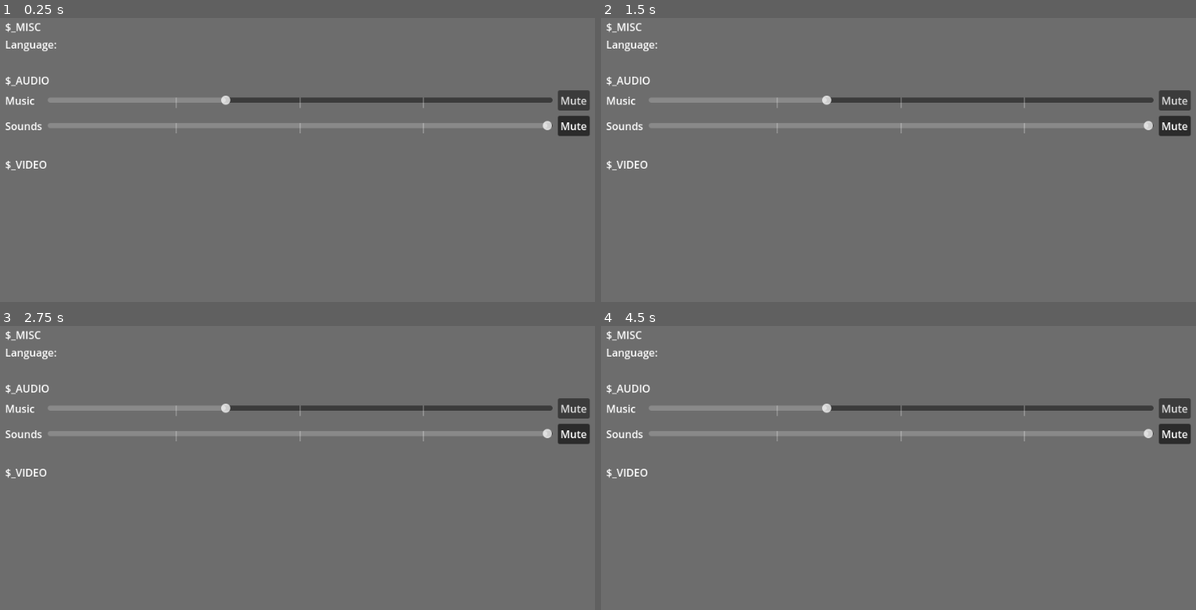
Above: before the commit, frames 1-4 (two rows, left to right).
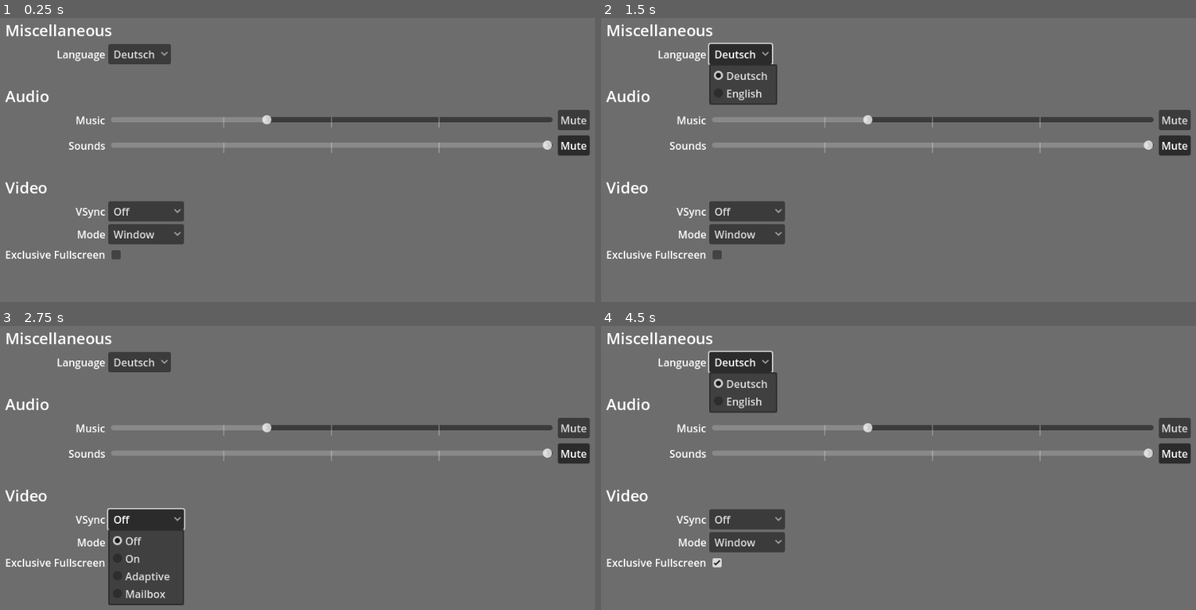
Above: after the commit, the same moments.

Repository: whiteshampoo/GameJamTemplate
Game: Godot game, scene res://menu/settings.tscn
Same seed, same stepped clock (60 frames per second), same inputs: the game is played once before the commit and once after it. This scene is started directly instead of the project's main scene. The engine's default icon, where the game draws it, is replaced by a stand-in: a white triangle on a blue panel in a dark square.
Inputs (mouse positions are in pixels of both pictures, inside the frame that each line leads up to):
- Up to frame 1 (0.25 s): no input
- Up to frame 2 (1.5 s): click (660, 43) at 0.52 s; click (737, 54) at 1.25 s, where only the run after the commit has a clickable "Deutsch"
- Up to frame 3 (2.75 s): click (148, 519) at 2 s, where only the run after the commit has a clickable "Off"
- Up to frame 4 (4.5 s): click (749, 541) at 2.75 s, where only the run after the commit has a clickable "Window"; click (720, 561) at 3.52 s; click (737, 362) at 4.25 s, where only the run after the commit has a clickable "Deutsch"

The runs differ from the first frame. In frame 1, 11% of the frame differs, in the area x 0-100%, y 1-86%; in frame 2, 12%; in frame 3, 13%, in the area x 0-100%, y 1-99%; in frame 4, 12%.

Commit message:
working on settings

Diff:
--- a/global/game.gd
+++ b/global/game.gd
@@ -1,10 +1,13 @@
 extends Node
+
+signal locale_changed(locale: String)
 
 @export_category("Startup Settings")
 @export var start_up_scenes: Array[PackedScene]
 @export var skip_to_scene: int = 0
 @export var skip_startup: bool = false
 
+@onready var locales: Dictionary = load_locales()
 
 var current_scene: int = 0
 
@@ -20,6 +23,13 @@
 		if skip_startup:
 			current_scene = start_up_scenes.size() - 1
 	next_scene()
+
+
+func load_locales() -> Dictionary:
+	var output: Dictionary = Dictionary()
+	for locale in TranslationServer.get_loaded_locales():
+		output[locale] = TranslationServer.get_translation_object(locale).get_message("$_LANGUAGE")
+	return output
 
 
 func is_debug() -> bool:
@@ -41,3 +51,9 @@
 func next_scene() -> void:
 	change_scene_to_packed(start_up_scenes[current_scene])
 	current_scene = min(current_scene + 1, start_up_scenes.size() - 1)
+
+
+func change_locale(locale: String) -> void:
+	Config.settings["misc"]["locale"] = locale
+	TranslationServer.set_locale(locale)
+	locale_changed.emit(locale)
--- /dev/null
+++ b/menu/settings.gd
@@ -0,0 +1,21 @@
+extends Control
+
+const SETTINGS_LABEL: String = "SettingsLabel"
+
+
+func _ready() -> void:
+	Game.locale_changed.connect(resize_labels)
+	resize_labels()
+
+
+func resize_labels(_locale: String = "") -> void:
+	var max_width: int = 0
+	var labels: Array = get_tree().get_nodes_in_group(SETTINGS_LABEL)
+	for label in labels:
+		label.custom_minimum_size.x = 0
+	for label in labels:
+		label.reset_size()
+	for label in labels:
+		max_width = max(max_width, label.size.x)
+	for label in labels:
+		label.custom_minimum_size.x = max_width
--- a/menu/settings.tscn
+++ b/menu/settings.tscn
@@ -1,6 +1,11 @@
-[gd_scene load_steps=2 format=3 uid="uid://djg4y5rsdknu2"]
+[gd_scene load_steps=7 format=3 uid="uid://djg4y5rsdknu2"]
 
+[ext_resource type="PackedScene" uid="uid://ivhk5w26001j" path="res://menu/settings/language_selector.tscn" id="1_c6ike"]
 [ext_resource type="PackedScene" uid="uid://bk6vh8hbd7fjh" path="res://menu/settings/volume_control.tscn" id="1_hka25"]
+[ext_resource type="Script" path="res://menu/settings.gd" id="1_vuh82"]
+[ext_resource type="PackedScene" uid="uid://cy3s4evrawsrm" path="res://menu/settings/section_label.tscn" id="3_dviff"]
+[ext_resource type="PackedScene" uid="uid://cheuoblifq33j" path="res://menu/settings/v_sync_selector.tscn" id="4_82ekf"]
+[ext_resource type="PackedScene" uid="uid://bhkev0hr2f5pq" path="res://menu/settings/mode_selector.tscn" id="5_efuo0"]
 
 [node name="Settings" type="Control"]
 layout_mode = 3
@@ -9,6 +14,7 @@
 anchor_bottom = 1.0
 grow_horizontal = 2
 grow_vertical = 2
+script = ExtResource("1_vuh82")
 
 [node name="ColorRect" type="ColorRect" parent="."]
 layout_mode = 1
@@ -35,30 +41,32 @@
 [node name="Misc" type="VBoxContainer" parent="Divider"]
 layout_mode = 2
 
-[node name="Label" type="Label" parent="Divider/Misc"]
+[node name="SectionLabel" parent="Divider/Misc" instance=ExtResource("3_dviff")]
 layout_mode = 2
-size_flags_vertical = 6
 text = "$_MISC"
+vertical_alignment = 1
 
-[node name="GridContainer" type="GridContainer" parent="Divider/Misc"]
+[node name="Settings" type="GridContainer" parent="Divider/Misc"]
 layout_mode = 2
 columns = 2
 
-[node name="Label" type="Label" parent="Divider/Misc/GridContainer"]
+[node name="LabelLanguage" type="Label" parent="Divider/Misc/Settings" groups=["SettingsLabel"]]
 layout_mode = 2
-text = "Language:"
+size_flags_horizontal = 8
+text = "Language"
+horizontal_alignment = 2
+vertical_alignment = 1
 
-[node name="MenuButton" type="MenuButton" parent="Divider/Misc/GridContainer"]
+[node name="LanguageSelect" parent="Divider/Misc/Settings" instance=ExtResource("1_c6ike")]
 layout_mode = 2
 
 [node name="Audio" type="VBoxContainer" parent="Divider"]
 layout_mode = 2
 
-[node name="Label" type="Label" parent="Divider/Audio"]
+[node name="SectionLabel" parent="Divider/Audio" instance=ExtResource("3_dviff")]
 layout_mode = 2
-size_flags_vertical = 6
-text = "$_AUDIO
-"
+text = "$_AUDIO"
+vertical_alignment = 1
 
 [node name="VolumeControl" parent="Divider/Audio" instance=ExtResource("1_hka25")]
 layout_mode = 2
@@ -67,7 +75,44 @@
 [node name="Video" type="VBoxContainer" parent="Divider"]
 layout_mode = 2
 
-[node name="Label" type="Label" parent="Divider/Video"]
+[node name="SectionLabel" parent="Divider/Video" instance=ExtResource("3_dviff")]
 layout_mode = 2
-size_flags_vertical = 6
 text = "$_VIDEO"
+
+[node name="Settings" type="GridContainer" parent="Divider/Video"]
+layout_mode = 2
+size_flags_horizontal = 0
+size_flags_vertical = 0
+columns = 2
+
+[node name="LabelVSync" type="Label" parent="Divider/Video/Settings" groups=["SettingsLabel"]]
+layout_mode = 2
+size_flags_horizontal = 8
+text = "$_VSYNC"
+horizontal_alignment = 2
+vertical_alignment = 1
+
+[node name="VSyncSelector" parent="Divider/Video/Settings" instance=ExtResource("4_82ekf")]
+layout_mode = 2
+
+[node name="LabelMode" type="Label" parent="Divider/Video/Settings" groups=["SettingsLabel"]]
+layout_mode = 2
+size_flags_horizontal = 8
+text = "$_WINDOW_MODE"
+horizontal_alignment = 2
+vertical_alignment = 1
+
+[node name="ModeSelector" parent="Divider/Video/Settings" instance=ExtResource("5_efuo0")]
+layout_mode = 2
+
+[node name="LabelExclusive" type="Label" parent="Divider/Video/Settings" groups=["SettingsLabel"]]
+layout_mode = 2
+size_flags_horizontal = 8
+text = "$_EXCLUSIVE_FULLSCREEN"
+horizontal_alignment = 2
+vertical_alignment = 1
+
+[node name="CheckBox" type="CheckBox" parent="Divider/Video/Settings"]
+layout_mode = 2
+size_flags_horizontal = 0
+size_flags_vertical = 4
--- /dev/null
+++ b/menu/settings/language_selector.gd
@@ -0,0 +1,15 @@
+extends OptionButton
+
+var locales: Array = Array()
+
+func _ready() -> void:
+	locales = Game.locales.keys()
+	for locale in locales:
+		add_item(Game.locales[locale])
+	var conf_locale: String = Config.settings["misc"]["locale"]
+	if conf_locale in locales:
+		select(locales.find(conf_locale))
+
+
+func _on_item_selected(index: int) -> void:
+	Game.change_locale(locales[index])
--- /dev/null
+++ b/menu/settings/language_selector.tscn
@@ -0,0 +1,8 @@
+[gd_scene load_steps=2 format=3 uid="uid://ivhk5w26001j"]
+
+[ext_resource type="Script" path="res://menu/settings/language_selector.gd" id="1_ms1nx"]
+
+[node name="LanguageSelector" type="OptionButton"]
+script = ExtResource("1_ms1nx")
+
+[connection signal="item_selected" from="." to="." method="_on_item_selected"]
--- /dev/null
+++ b/menu/settings/mode_selector.gd
@@ -0,0 +1,12 @@
+extends OptionButton
+
+const modes: Dictionary = {
+	DisplayServer.WINDOW_MODE_WINDOWED: "$_WINDOW_WINDOWED",
+	DisplayServer.WINDOW_MODE_MAXIMIZED: "$_WINDOW_MAXIMIZED",
+	DisplayServer.WINDOW_MODE_FULLSCREEN: "$_WINDOW_FULLSCREEN",
+}
+
+
+func _ready() -> void:
+	for mode in modes:
+		add_item(modes[mode])
--- /dev/null
+++ b/menu/settings/mode_selector.tscn
@@ -0,0 +1,8 @@
+[gd_scene load_steps=2 format=3 uid="uid://bhkev0hr2f5pq"]
+
+[ext_resource type="Script" path="res://menu/settings/mode_selector.gd" id="1_i7w0j"]
+
+[node name="ModeSelector" type="OptionButton"]
+offset_right = 14.0
+offset_bottom = 20.0
+script = ExtResource("1_i7w0j")
--- /dev/null
+++ b/menu/settings/section_label.tscn
@@ -0,0 +1,9 @@
+[gd_scene load_steps=2 format=3 uid="uid://cy3s4evrawsrm"]
+
+[sub_resource type="LabelSettings" id="LabelSettings_ud0eh"]
+font_size = 24
+
+[node name="SectionLabel" type="Label"]
+size_flags_vertical = 6
+text = "Section"
+label_settings = SubResource("LabelSettings_ud0eh")
--- /dev/null
+++ b/menu/settings/v_sync_selector.gd
@@ -0,0 +1,34 @@
+extends OptionButton
+
+const RENDERER_SETTING: String = "rendering/renderer/rendering_method"
+const GL_RENDERER: String = "gl_compatibility"
+
+const modes: Dictionary = {
+	DisplayServer.VSYNC_DISABLED: "$_VSYNC_DISABLED",
+	DisplayServer.VSYNC_ENABLED: "$_VSYNC_ENABLED",
+	DisplayServer.VSYNC_ADAPTIVE: "$_VSYNC_ADAPTIVE",
+	DisplayServer.VSYNC_MAILBOX: "$_VSYNC_MAILBOX",
+}
+
+const vulkan_modes: Array = [
+	DisplayServer.VSYNC_ADAPTIVE,
+	DisplayServer.VSYNC_MAILBOX,
+]
+
+var id_index: Dictionary = Dictionary()
+
+func _ready() -> void:
+	for mode in modes:
+		if is_gl() and mode in vulkan_modes:
+			continue
+		add_item(modes[mode], mode)
+		id_index[mode] = id_index.size()
+	select(clamp(id_index[Config.settings["video"]["vsync"]], 0, item_count))
+
+
+func is_gl() -> bool:
+	return ProjectSettings.get_setting(RENDERER_SETTING) == GL_RENDERER
+
+
+func _on_item_selected(index: int) -> void:
+	DisplayServer.window_set_vsync_mode(id_index[index])
--- /dev/null
+++ b/menu/settings/v_sync_selector.tscn
@@ -0,0 +1,10 @@
+[gd_scene load_steps=2 format=3 uid="uid://cheuoblifq33j"]
+
+[ext_resource type="Script" path="res://menu/settings/v_sync_selector.gd" id="1_kalce"]
+
+[node name="VSyncSelector" type="OptionButton"]
+offset_right = 14.0
+offset_bottom = 20.0
+script = ExtResource("1_kalce")
+
+[connection signal="item_selected" from="." to="." method="_on_item_selected"]
--- a/menu/settings/volume_control.tscn
+++ b/menu/settings/volume_control.tscn
@@ -15,9 +15,12 @@
 columns = 3
 script = ExtResource("1_teg25")
 
-[node name="Bus_Label" type="Label" parent="."]
+[node name="Bus_Label" type="Label" parent="." groups=["SettingsLabel"]]
 layout_mode = 2
+size_flags_horizontal = 8
 text = "BusName"
+horizontal_alignment = 2
+vertical_alignment = 1
 
 [node name="Bus_Volume" type="HSlider" parent="."]
 layout_mode = 2
--- a/project.godot
+++ b/project.godot
@@ -12,7 +12,7 @@
 
 config/name="GameJamTemplate"
 run/main_scene="res://start_up/blank.tscn"
-config/features=PackedStringArray("4.0", "Forward Plus")
+config/features=PackedStringArray("4.1", "Forward Plus")
 config/icon="res://icon.svg"
 
 [autoload]
--- a/start_up/lang_button.tscn
+++ b/start_up/language_button.tscn
@@ -1,6 +1,6 @@
 [gd_scene format=3 uid="uid://ddjc8i2fpugea"]
 
-[node name="LangButton" type="Button"]
+[node name="LanguageButton" type="Button"]
 anchors_preset = 15
 anchor_right = 1.0
 anchor_bottom = 1.0
--- a/start_up/language_select.gd
+++ b/start_up/language_select.gd
@@ -5,32 +5,31 @@
 @onready var Buttons: HBoxContainer = $Buttons
 
 func _ready() -> void:
-	var loaded_locales: PackedStringArray = TranslationServer.get_loaded_locales()
-	match loaded_locales.size():
+	var locales: Array = Game.locales.keys()
+	match locales.size():
 		0:
 			Config.settings["misc"]["locale"] = ""
 		1:
-			Config.settings["misc"]["locale"] = loaded_locales[0]
-	if loaded_locales.size() <= 1:
+			Config.settings["misc"]["locale"] = locales[0]
+	if locales.size() <= 1:
 		Game.next_scene()
 		return
 
-	if Config.settings["misc"]["locale"] in loaded_locales:
+	if Config.settings["misc"]["locale"] in locales:
 		TranslationServer.set_locale(Config.settings["misc"]["locale"])
 		Game.next_scene()
 		return
 
 	var os_locale: String = OS.get_locale_language()
-	if os_locale in loaded_locales:
+	if os_locale in locales:
 		TranslationServer.set_locale(os_locale)
 		Game.next_scene()
 		return
 
-	for locale in loaded_locales:
-		var translation: Translation = TranslationServer.get_translation_object(locale)
+	for locale in locales:
 		var LangButton: Button = lang_button.instantiate()
 		LangButton.name = locale
-		LangButton.text = translation.get_message("$_language")
+		LangButton.text = Game.locales[locale]
 		LangButton.pressed.connect(Game.set.bind("language", locale))
 		LangButton.pressed.connect(Game.next_scene)
 		Buttons.add_child(LangButton)
--- a/start_up/language_select.tscn
+++ b/start_up/language_select.tscn
@@ -1,7 +1,7 @@
-[gd_scene load_steps=3 format=3 uid="uid://c4ufon23ry80b"]
+[gd_scene load_steps=3 format=3 uid="uid://uiw30j7bapu3"]
 
+[ext_resource type="PackedScene" uid="uid://ddjc8i2fpugea" path="res://start_up/language_button.tscn" id="2_ia5p1"]
 [ext_resource type="Script" path="res://start_up/language_select.gd" id="2_t0ogr"]
-[ext_resource type="PackedScene" uid="uid://ddjc8i2fpugea" path="res://start_up/lang_button.tscn" id="2_vf1rn"]
 
 [node name="LanguageSelect" type="ColorRect"]
 anchors_preset = 15
@@ -11,7 +11,7 @@
 grow_vertical = 2
 color = Color(0, 0, 0, 1)
 script = ExtResource("2_t0ogr")
-lang_button = ExtResource("2_vf1rn")
+lang_button = ExtResource("2_ia5p1")
 
 [node name="Buttons" type="HBoxContainer" parent="."]
 layout_mode = 1
--- a/translation/translation.csv
+++ b/translation/translation.csv
@@ -12,3 +12,19 @@
 $_MUTE,Stumm,Mute
 $_MUSIC,Musik,Music
 $_SOUNDS,Geräusche,Sounds
+$_MISC,Verschiedenes,Miscellaneous
+$_AUDIO,Audio,Audio
+$_VIDEO,Video,Video
+$_VSYNC,VSync,VSync
+$_EXCLUSIVE_FULLSCREEN,Exklusives Vollbild,Exclusive Fullscreen
+$_FULLSCREEN,Vollbild,Fullscreen
+$_WINDOW,Fenster,Window
+$_MAXIMIZED,Maximiert,Maximized
+$_VSYNC_DISABLED,Aus,Off
+$_VSYNC_ENABLED,An,On
+$_VSYNC_ADAPTIVE,Adaptiv,Adaptive
+$_VSYNC_MAILBOX,Mailbox,Mailbox
+$_WINDOW_MODE,Modus,Mode
+$_WINDOW_WINDOWED,Fenster,Window
+$_WINDOW_MAXIMIZED,Maximiert,Maximized
+$_WINDOW_FULLSCREEN,Vollbild,Fullscreen
Not shown: 1 places in global/game.tscn that only renumber resources
Binary file changed: translation/translation.de.translation
Binary file changed: translation/translation.en.translation
